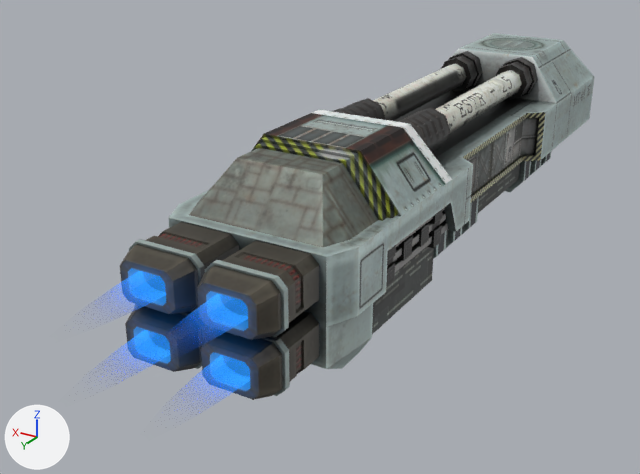
Renders of the glTF model gfx/ship3d/Rhino/rhino.gltf from each side of a commit.
One viewpoint serves both versions: a 50 mm camera at (-3.76, 8.56, 3.15) aimed at (0.67, 1.17, -0.55). Every picture has the same lights, and +X, +Y and +Z are marked at lower left. Where no turn or scale is listed for an object, it has been applied to the vertices.

Before the edit, the objects in view are built like this:
```python
me_base_001 = bpy.data.meshes.new('base.001')
me_base_001.from_pydata(...)  # 1024 vertices, 1624 faces; spans x -0.87..0.87, y -4.78..3.66, z -0.23..1.69
me_base_001.materials.append(mat_base_glow)
ob_base_glow = bpy.data.objects.new('base_glow', me_base_001)
ob_base_glow.location = (0.0, 0.5, -0.75)
```
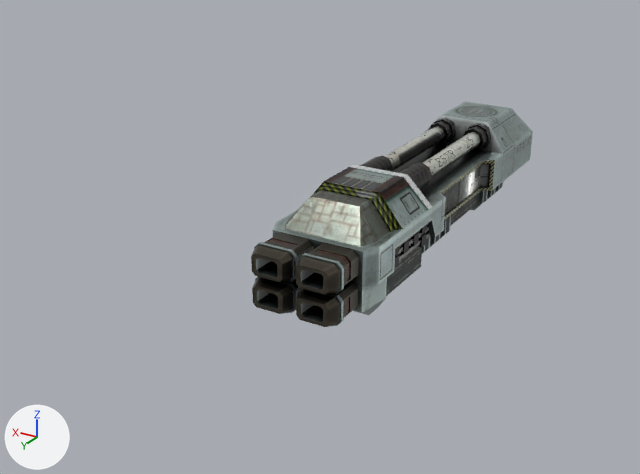
Pixel boxes [x1, y1, x2, y2] of what changed, in the pictures (640 x 474 px):
'base_glow', reshaped (40% narrower, 38% shorter): before [120, 33, 594, 400]; after [251, 101, 533, 327]

What changed in the scene script:
```text
Add mat_base:
    mat_base = principled_material('base')
    mat_base.texture = img_rhino
    mat_base.metallic = 0.7
    mat_base.roughness = 0.3
Add me_base:
    me_base = me_base.copy(); me_base.name = 'base'
Change ob_base_glow:
    ob_base_glow: bpy.data.objects.new('base_glow', me_base_001) -> bpy.data.objects.new('base_glow', me_base)
```
